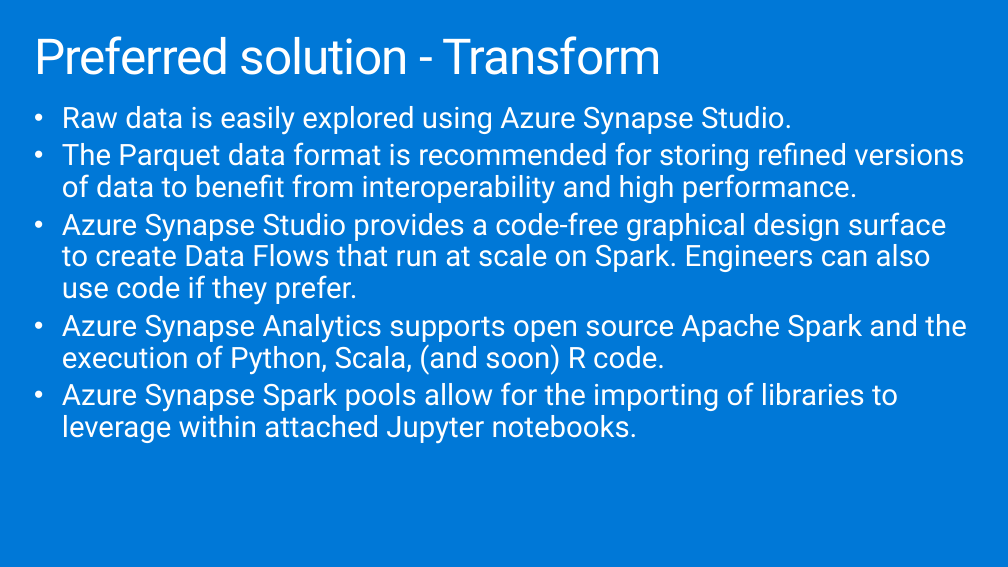
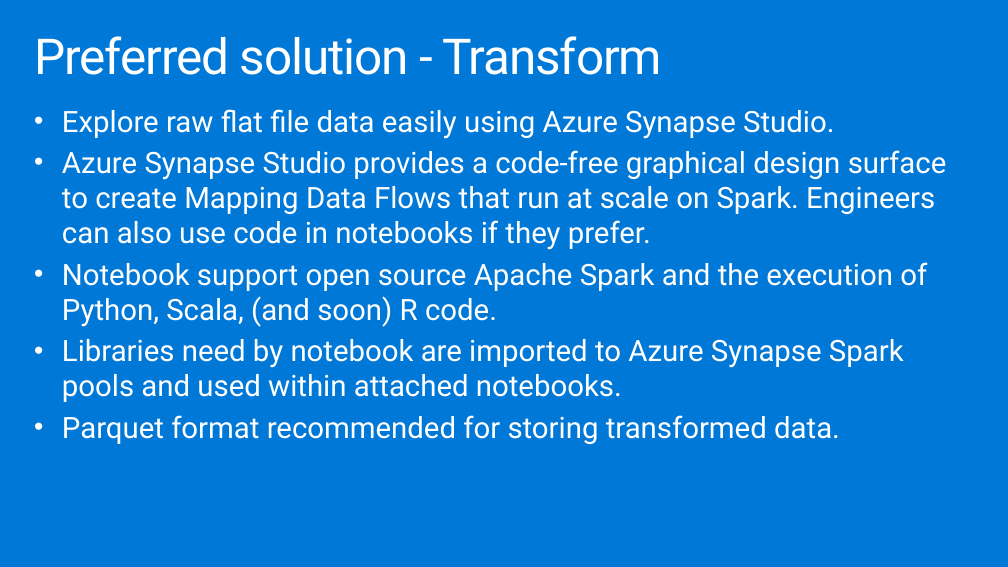
Before and after one commit to joelhulen/MCW-Azure-Synapse-Analytics-end-to-end-solution, a slide deck: slide 22 of Whiteboard design session/WDS trainer presentation - Azure Synapse Analytics end-to-end solution.pptx. Drawn at 1008x567 pixels with LibreOffice and Linux fonts; fonts in the diff are those of the drawing. Boxes give left, top, right and bottom in pixels: in the first picture for what was removed or moved away, otherwise in the second. Text is boxed around its words. In the diff, an @@ line names an element or a change of style, - is before the commit and + after.

```diff
--- a/Whiteboard design session/WDS trainer presentation - Azure Synapse Analytics end-to-end solution.pptx
+++ b/Whiteboard design session/WDS trainer presentation - Azure Synapse Analytics end-to-end solution.pptx
@@ text at <box>62,109,947,444</box>: text changed @@
-• Raw data is easily explored using Azure Synapse Studio.
-• The Parquet data format is recommended for storing refined versions of data to benefit from interoperability and high performance.
-• Azure Synapse Studio provides a code-free graphical design surface to create Data Flows that run at scale on Spark. Engineers can also use code if they prefer.
-• Azure Synapse Analytics supports open source Apache Spark and the execution of Python, Scala, (and soon) R code.
-• Azure Synapse Spark pools allow for the importing of libraries to leverage within attached Jupyter notebooks.
+• Explore raw flat file data easily using Azure Synapse Studio.
+• Azure Synapse Studio provides a code-free graphical design surface to create Mapping Data Flows that run at scale on Spark. Engineers can also use code in notebooks if they prefer.
+• Notebook support open source Apache Spark and the execution of Python, Scala, (and soon) R code.
+• Libraries need by notebook are imported to Azure Synapse Spark pools and used within attached notebooks.
+• Parquet format recommended for storing transformed data.
```
Also in this commit, not shown: 26 other slides changed, 2 other files.
